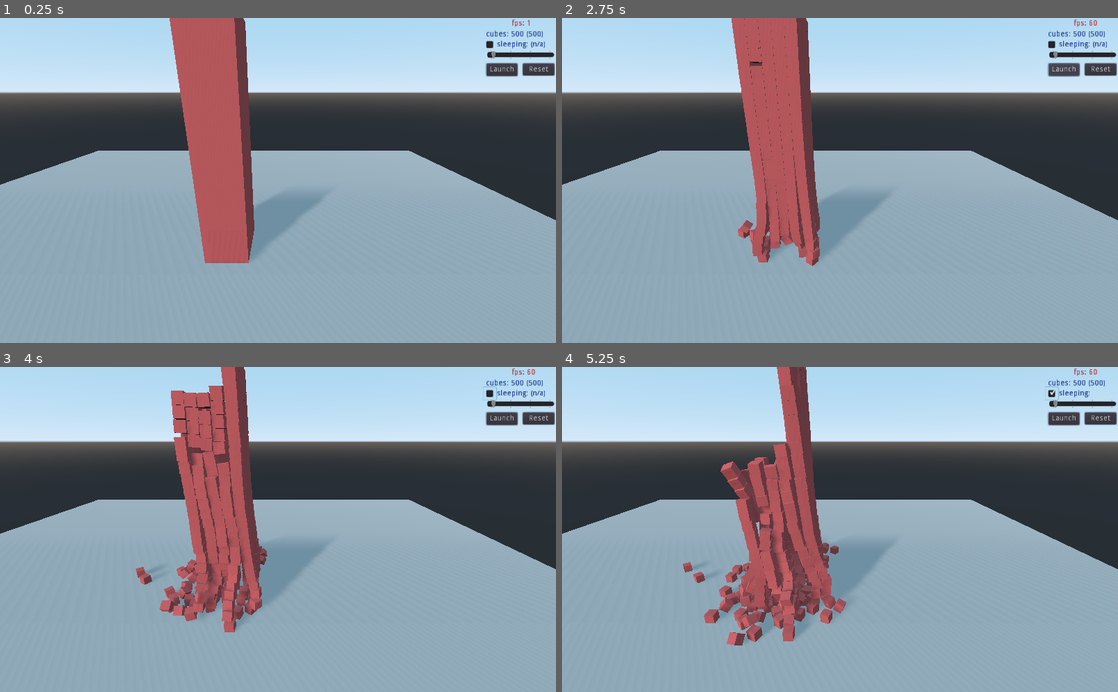
Above: before the commit, frames 1-4 (two rows, left to right).
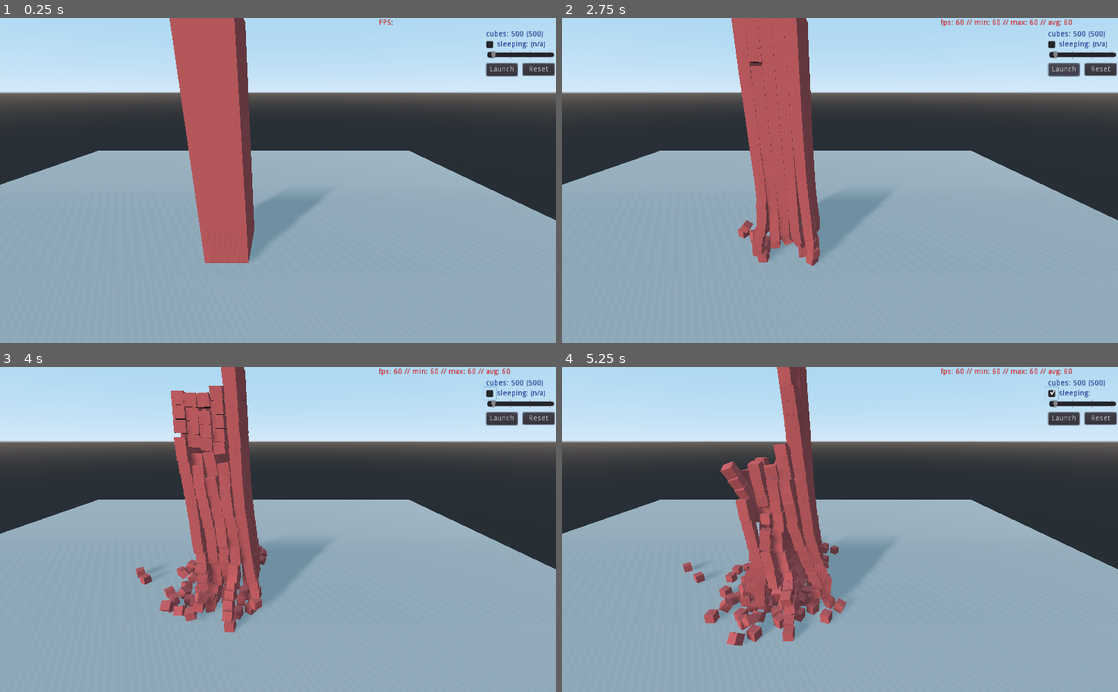
Above: after the commit, the same moments.

Repository: gururise/RigidBody3D-Stress-Test
Game: Godot game, scene res://scenes/main.tscn
Two runs of this game, one before a commit and one after it. Both use one fixed random seed, a clock stepped at 60 frames per second and the inputs below.
Inputs (mouse positions are in pixels of both pictures, inside the frame that each line leads up to):
- Up to frame 1 (0.25 s): no input
- Up to frame 2 (2.75 s): click "Reset" at 0.5 s; click "Launch" at 1.25 s; click "Launch" at 2 s
- Up to frame 3 (4 s): click (489, 393) at 2.75 s; click (489, 393) at 3.5 s
- Up to frame 4 (5.25 s): click "Launch" at 4.25 s; click (1051, 393) at 5 s

The runs differ from the first frame. In frame 1, less than 0.1% of the frame differs, in the area x 68-96%, y 0-3%; in frame 2, 0.2%, in the area x 68-97%, y 0-3%; in frame 3, 0.2%; in frame 4, 0.2%.

Commit message:
add avg/min/max fps - courtesy pwab

Diff:
--- a/scenes/main.gd
+++ b/scenes/main.gd
@@ -23,6 +23,13 @@
 export(float,0.01,1.0) var TIMER_LIMIT := 0.1	# fps gui refresh rate in seconds
 const mouse_sens : float  = 0.2
 
+onready var fps : int = int(Performance.get_monitor(Performance.TIME_FPS))
+onready var fps_min : int = 9999
+onready var fps_max : int = 0
+onready var fps_sum : int = 0
+onready var fps_average : float = 0.0
+onready var frames : int = -20  # need to wait a bit before starting to track the fps
+
 # Called when the node enters the scene tree for the first time.
 func _ready():
 	instanced_marble = marble.instance()
@@ -47,9 +54,18 @@
 func _process(delta):
 	timer += delta
 	if timer > TIMER_LIMIT:
+		frames += 1
 		timer = 0.0
 		#OS.set_window_title(title + " | fps: " + str(Engine.get_frames_per_second()))
-		fpsLabel.text = "fps: " + str(Performance.get_monitor(Performance.TIME_FPS))
+		fps = int(Performance.get_monitor(Performance.TIME_FPS))
+		if frames > 0:
+			if fps < fps_min:
+				fps_min = fps
+			if fps > fps_max:
+				fps_max = fps
+			fps_sum += fps
+			fps_average = fps_sum / frames
+			fpsLabel.text = "fps: " + str(fps) + " // " + "min: " + str(fps_min) + " // " + "max: " + str(fps_max) + " // " + "avg: " + str(fps_average)
 
 func _physics_process(delta):
 	# update per-instance multimesh transforms on each physics frame
@@ -74,6 +90,14 @@
 		get_node("CubeContainer").add_child(instanced_cube)
 		mm.set_instance_transform(i,instanced_cube.transform)
 
+func resetFPS():
+	fpsLabel.text = "fps: "
+	fps_min = 9999
+	fps_max = 0
+	fps_sum = 0
+	fps_average = 0.0
+	frames = -20
+
 func launchMarble():
 	if not marble_launched:
 		instanced_marble.add_central_force(Vector3(-2000,0,-19000))
@@ -84,6 +108,7 @@
 		c.free()
 
 func resetAll():
+	resetFPS()
 	# delete marble
 	instanced_marble.free()
 
@@ -97,6 +122,7 @@
 	marble_launched = false
 	add_child(instanced_marble)
 	spawnCubes()
+
 
 func _on_HSlider_value_changed(value):
 	$CanvasLayer/NumLabel.text = "cubes: " + str(value) + " (" + str(num_cubes) + ")"
--- a/scenes/main.tscn
+++ b/scenes/main.tscn
@@ -60,7 +60,6 @@
 [node name="CubeContainer" type="Spatial" parent="."]
 
 [node name="CanvasLayer" type="CanvasLayer" parent="."]
-editor/display_folded = true
 
 [node name="LaunchButton" type="Button" parent="CanvasLayer"]
 margin_left = 896.0
@@ -77,10 +76,10 @@
 text = "Reset"
 
 [node name="FPSLabel" type="Label" parent="CanvasLayer"]
-margin_left = 943.0
-margin_top = 3.0
-margin_right = 1023.0
-margin_bottom = 17.0
+margin_left = 698.0
+margin_top = 2.0
+margin_right = 778.0
+margin_bottom = 16.0
 custom_colors/font_color = Color( 1, 0, 0, 1 )
 text = "FPS:"
 
